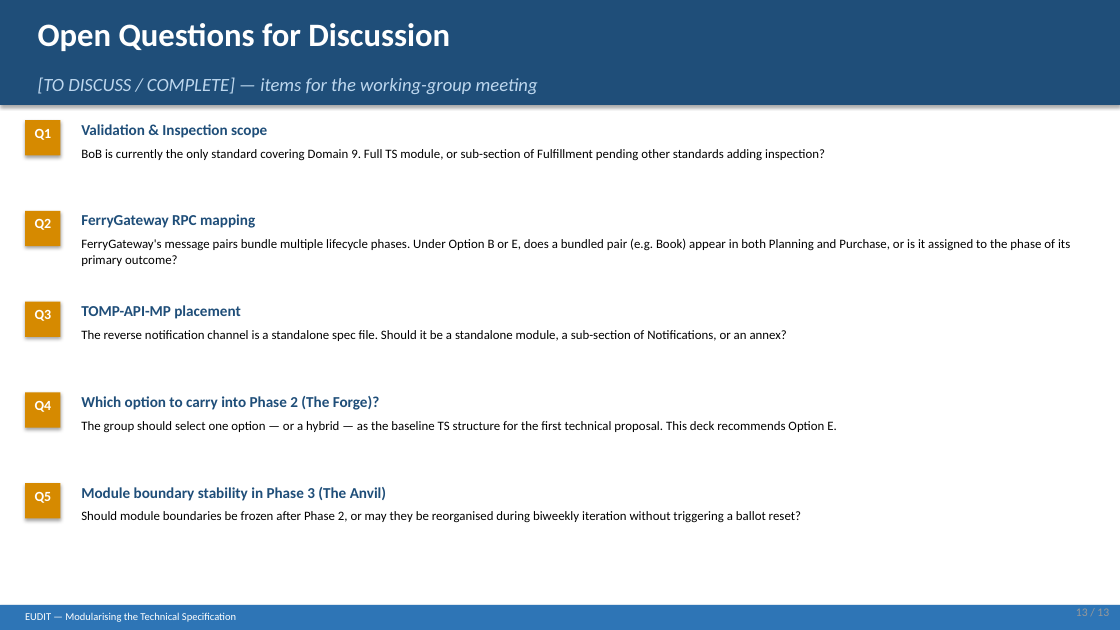
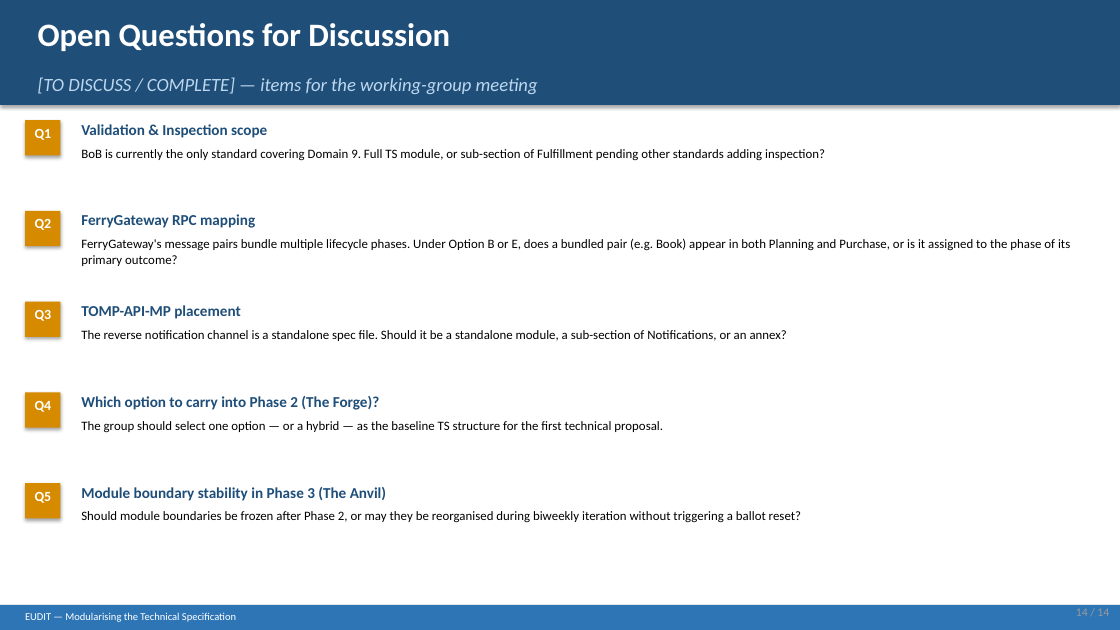
Before and after one commit to TransmodelEcosystem/EUDIT, a slide deck: slide 14 of wiki/modularization/modularization-options.pptx (slide 13 before the commit). Drawn at 1120x630 pixels with LibreOffice and Linux fonts; fonts in the diff are those of the drawing. Boxes give left, top, right and bottom in pixels: in the first picture for what was removed or moved away, otherwise in the second. Text is boxed around its words. In the diff, an @@ line names an element or a change of style, - is before the commit and + after.

```diff
--- a/wiki/modularization/modularization-options.pptx
+++ b/wiki/modularization/modularization-options.pptx
@@ text at [81, 421, 663, 433]: text changed @@
-The group should select one option — or a hybrid — as the baseline TS structure for the first technical proposal. This deck recommends Option E.
+The group should select one option — or a hybrid — as the baseline TS structure for the first technical proposal.
@@ text at [1076, 608, 1109, 616]: text changed @@
-13 / 13
+14 / 14
```
Also in this commit, not shown: 12 other slides changed, 1 slide added.
